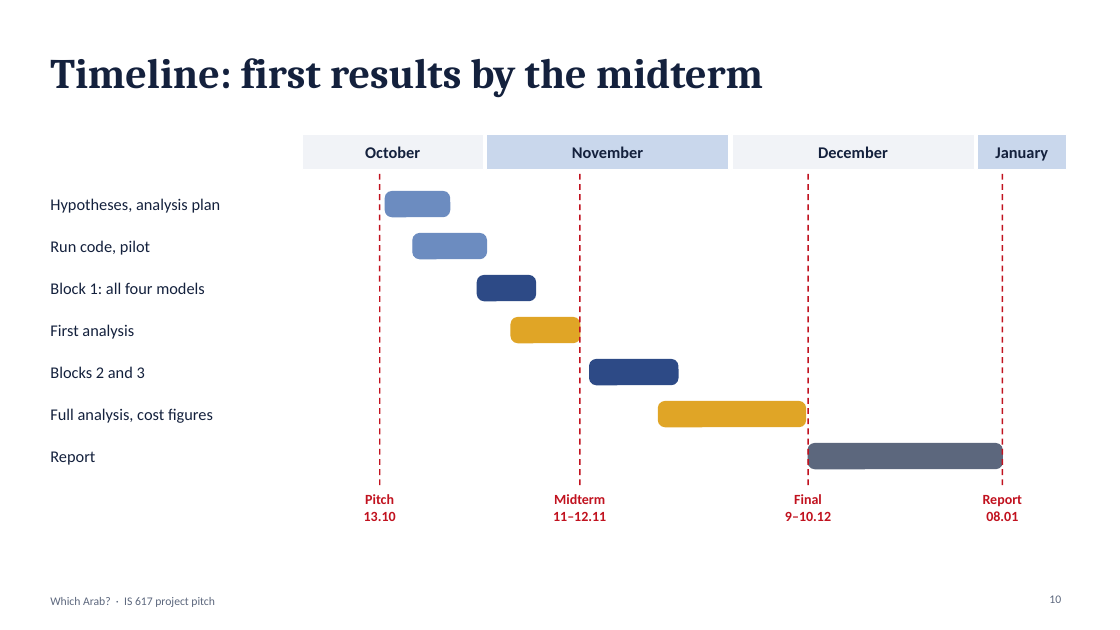
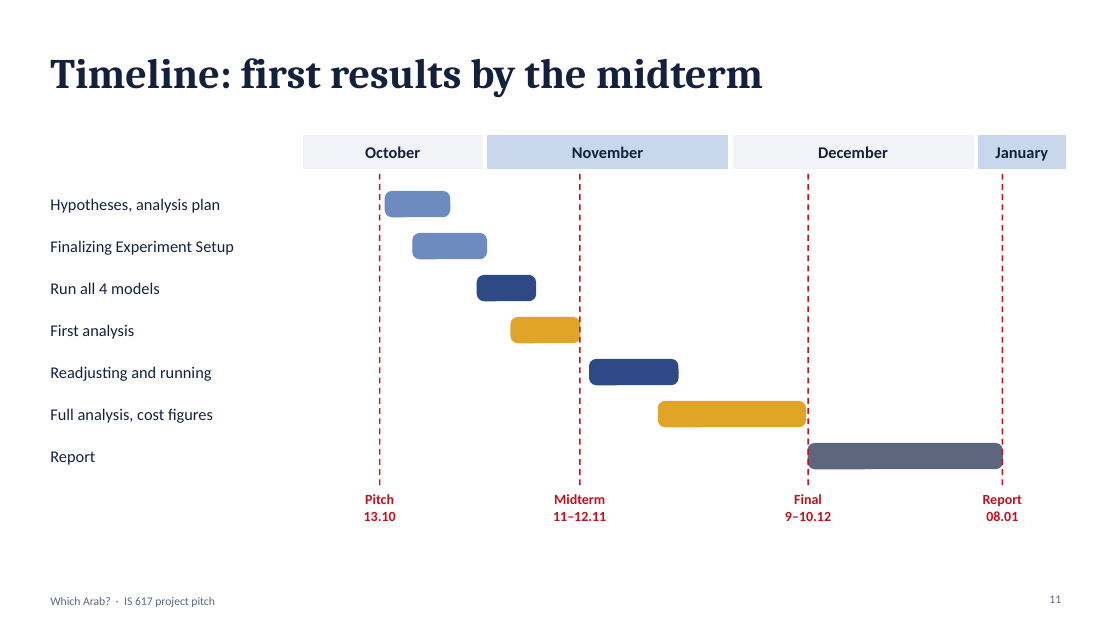
Before and after one commit to BlackSamuron0305/IS617-LLM4ES-WORK, a slide deck: slide 11 of paper/first_presentation/pitch_v8.pptx (slide 10 before the commit). Drawn at 1120x630 pixels with LibreOffice and Linux fonts; fonts in the diff are those of the drawing. Boxes give left, top, right and bottom in pixels: in the first picture for what was removed or moved away, otherwise in the second. Text is boxed around its words. In the diff, an @@ line names an element or a change of style, - is before the commit and + after.

```diff
--- a/paper/first_presentation/pitch_v8.pptx
+++ b/paper/first_presentation/pitch_v8.pptx
@@ text at <box>50,240,234,255</box>: text changed @@
-Run code, pilot
+Finalizing Experiment Setup
@@ text at <box>50,282,160,294</box>: text changed @@
-Block 1: all four models
+Run all 4 models
@@ text at <box>50,366,211,381</box>: text changed @@
-Blocks 2 and 3
+Readjusting and running
@@ page number at <box>1049,595,1061,603</box>: text changed @@
-10
+11
```
Also in this commit, not shown: 8 other slides changed, 1 slide added.
